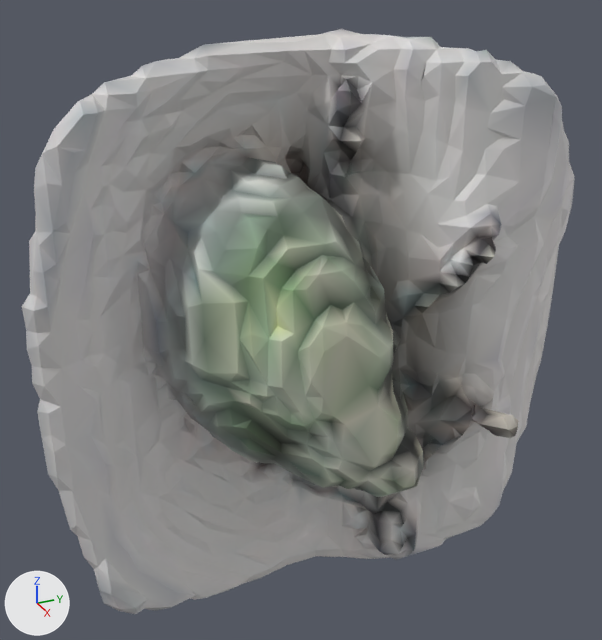
A saved change to the glTF model web/assets/kits/beetle_lamp.glb.
Before and after are seen from a 50 mm camera at (0.434, -0.195, 0.393) aimed at (-0.002, 0.001, 0.175). Arrows for +X, +Y and +Z are at lower left; the lights stay in place. The picture after the commit comes second. Where no turn or scale is listed for an object, it has been applied to the vertices.

Objects in the first picture: 'geometry_0'.
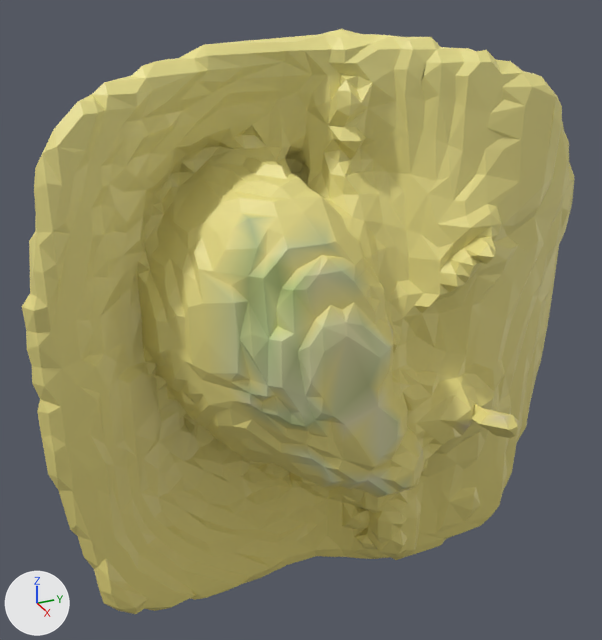
Where the change shows, as pixel boxes (x1, y1, x2, y2) in the pictures (602 x 640 px):
```json
{"part": 1, "of": "me_geometry_0", "change": "recoloured", "before": [22, 29, 575, 614], "after": [22, 29, 575, 614], "on screen": "light grey to yellow"}
{"part": 2, "of": "me_geometry_0", "change": "recoloured", "before": [99, 75, 519, 608], "after": [99, 75, 519, 608], "on screen": "grey to yellow"}
```

The change, as JSON lines over the scene's bpy script:
```json
{"block": "me_geometry_0", "where": "me_geometry_0.from_pydata(...)  # 2509 vertices, 5000 faces; spans x -0.105..0.101, y -0.166..0.173, z 0.0..0.35"}
{"block": "me_geometry_0", "where": "# used by ob_geometry_0; location = (0.0, 0.0, 0.0)"}
{"block": "me_geometry_0", "change": "me_geometry_0 part 1: 2831 faces centred in x -0.104..0.095, y -0.164..0.171, z 0.001..0.348 are repainted in the vertex colours; the middle colour goes from light grey #d6d2d1 to yellow #e5d983"}
{"block": "me_geometry_0", "change": "me_geometry_0 part 2: 2169 faces centred in x -0.103..0.101, y -0.147..0.148, z 0.001..0.345 are repainted in the vertex colours; the middle colour goes from grey #999994 to yellow #e5d883"}
```
